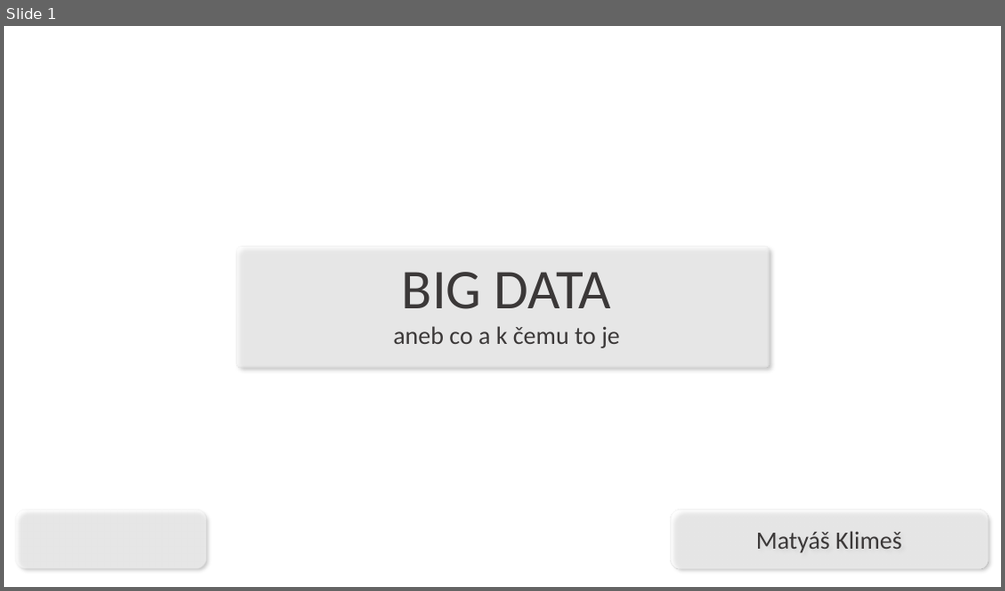
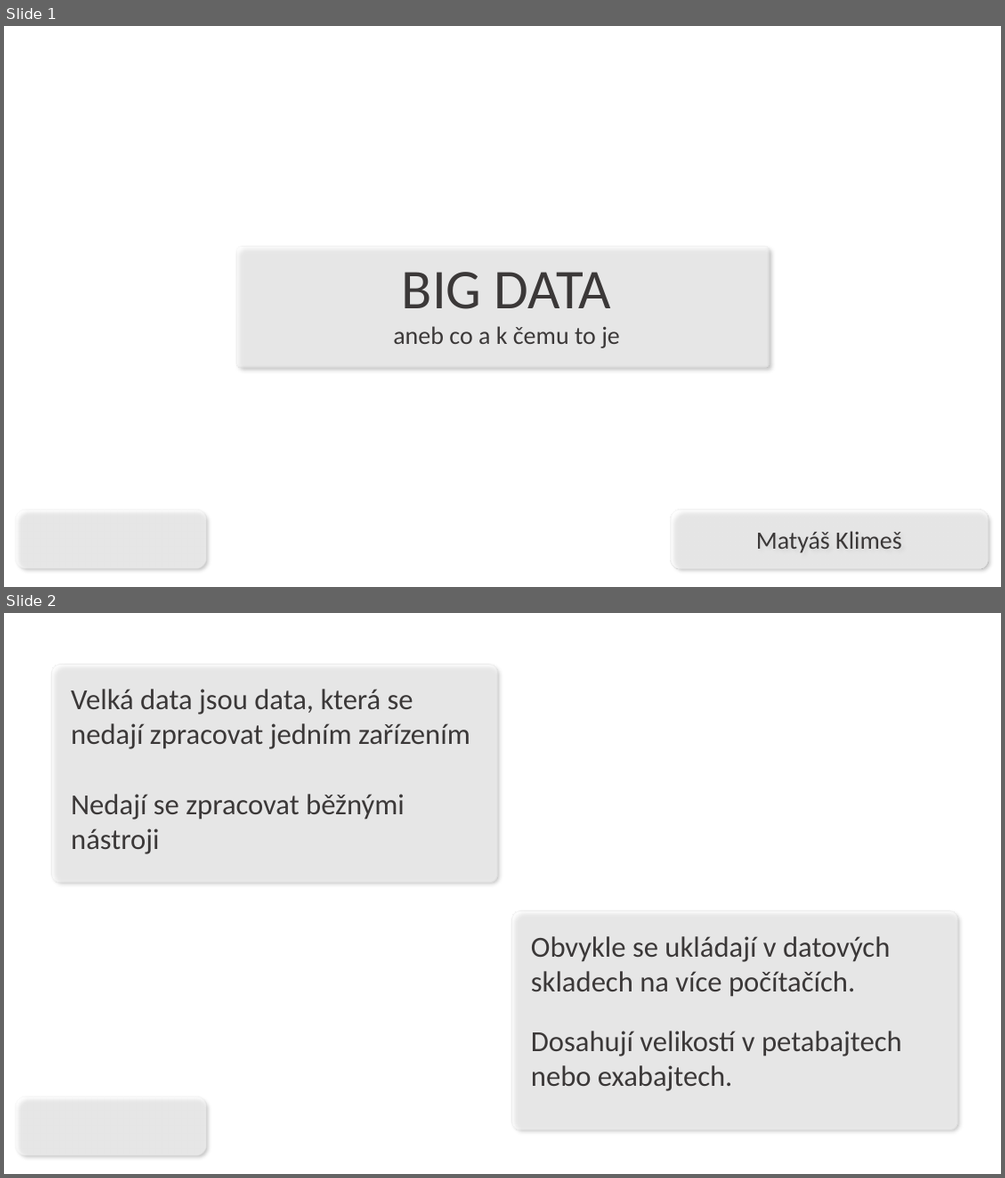
Before and after one commit to CZmatyasZERO/Big-data-prezentace, a slide deck: klimes.ppsx. Shown one above the other, each under a label of ours: slide 1 before the commit, slides 1 and 2 after it. The pictures are 1005x591 and 1005x1178 pixels, drawn with LibreOffice and Linux fonts; fonts in the diff are those of the drawing; background and template pictures are left out. Boxes give left, top, right and bottom in pixels: in the first picture for what was removed or moved away, otherwise in the second. Text is boxed around its words. In the diff, an @@ line names an element or a change of style, - is before the commit and + after.

```diff
--- a/klimes.ppsx
+++ b/klimes.ppsx
@@ slide 2 added at (x1=4, y1=613, x2=1001, y2=1174), background picture (left out); not listed: 1 template element that a slide beside it also shows @@
@@ rounded rectangle added at (x1=52, y1=664, x2=498, y2=882), fill #FFFFFF at 60% opacity, outline #EAEAEA 1 pt @@
@@ text added at (x1=71, y1=689, x2=470, y2=854), 28 pt, text #3B3838 @@
+Velká data jsou data, která se nedají zpracovat jedním zařízením
+Nedají se zpracovat běžnými nástroji
@@ rounded rectangle added at (x1=512, y1=910, x2=957, y2=1129), fill #FFFFFF at 60% opacity, outline #EAEAEA 1 pt @@
@@ text added at (x1=531, y1=936, x2=902, y2=1091), 28 pt, text #3B3838 @@
+Obvykle se ukládají v datových skladech na více počítačích.
+Dosahují velikostí v petabajtech nebo exabajtech.
```
Also in this commit, not shown: 1 slide changed, 4 other slides added, 5 slides removed, 1 other file.
